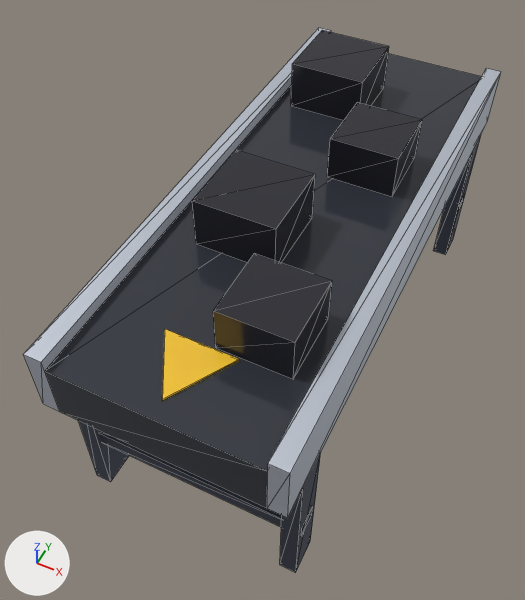
The glTF model assets/managed-models/engine-room/coal-conveyor-straight/coal-conveyor-straight.glb as it was, and as the next commit left it.
One viewpoint serves both versions: a 50 mm camera at (0.361, -0.896, 1.208) aimed at (-0.044, -0.085, 0.194). The lights are fixed; the arrows at lower left show +X, +Y and +Z. The first picture is the older version. Mesh edges are drawn as thin lines. Vertices at exactly the same position are counted once.

Objects in the first picture: 'coal-conveyor-straight'.
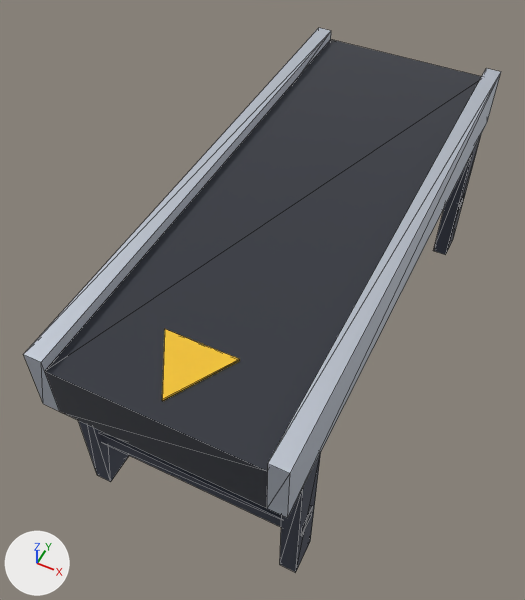
The edits, one by one:
me_coal_conveyor_straight is used by ob_coal_conveyor_straight; location (0.0, 0.0, 0.0).
me_coal_conveyor_straight had 106 vertices, 164 faces and spanned x -0.2..0.2, y -0.5..0.5, z 0.0..0.49.
me_coal_conveyor_straight now has 74 vertices, 116 faces and spans x -0.2..0.2, y -0.5..0.5, z 0.0..0.42.
me_coal_conveyor_straight part 1: the loose piece of 8 vertices spanning x 0.02..0.14, y -0.36..-0.24, z 0.4..0.48 is deleted.
me_coal_conveyor_straight part 2: the loose piece of 8 vertices spanning x -0.14..0.0, y 0.23..0.37, z 0.4..0.49 is deleted.
me_coal_conveyor_straight part 3: the loose piece of 8 vertices spanning x -0.11..0.03, y -0.19..-0.05, z 0.4..0.49 is deleted.
me_coal_conveyor_straight part 4: the loose piece of 8 vertices spanning x 0.01..0.13, y 0.06..0.18, z 0.4..0.48 is deleted.

Pixel boxes [x1, y1, x2, y2] of what changed, in the pictures (525 x 600 px):
part 1 of me_coal_conveyor_straight, deleted: before [213, 254, 332, 379]
part 2 of me_coal_conveyor_straight, deleted: before [291, 30, 389, 120]
part 3 of me_coal_conveyor_straight, deleted: before [192, 150, 315, 263]
part 4 of me_coal_conveyor_straight, deleted: before [327, 102, 422, 196]
